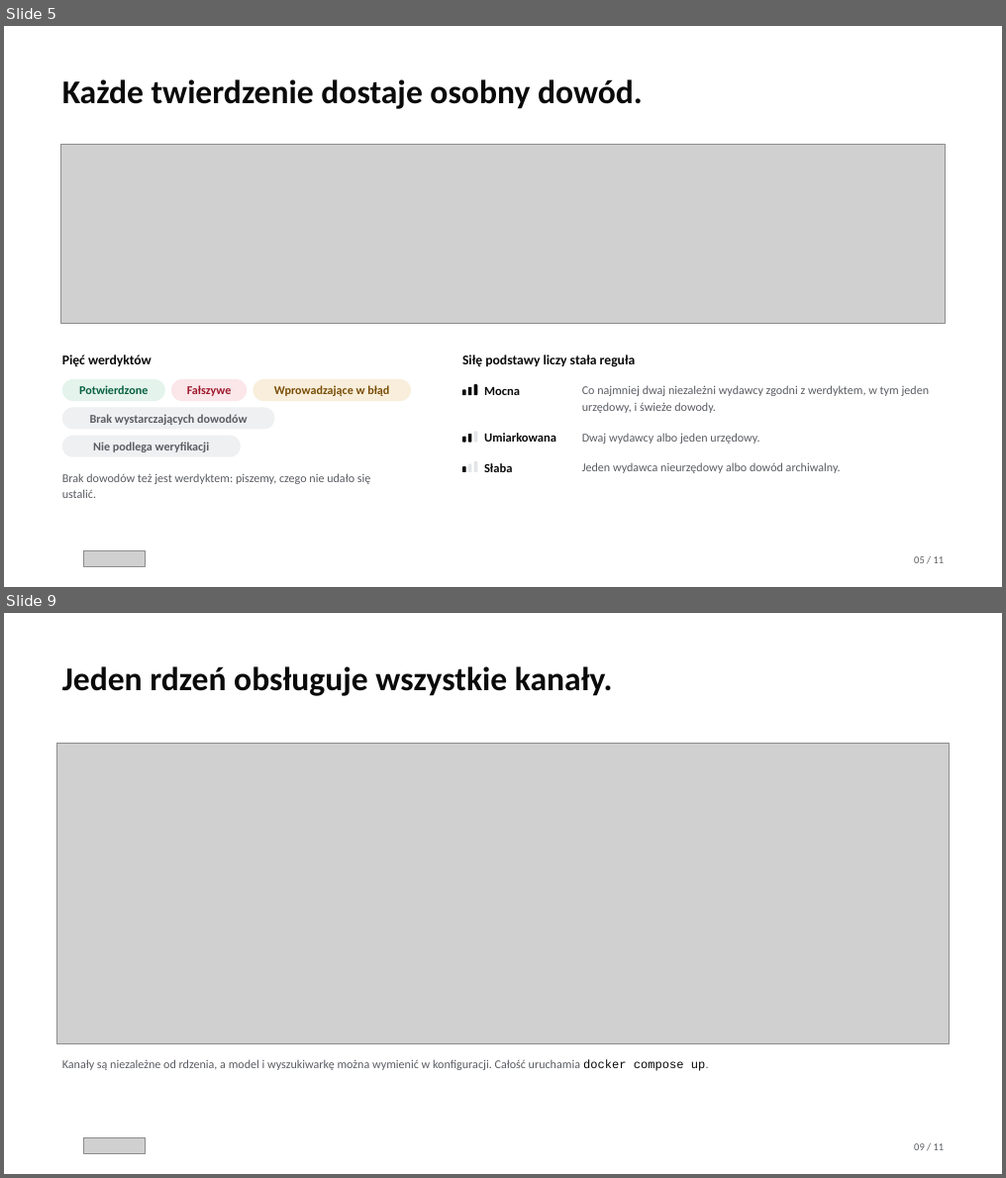
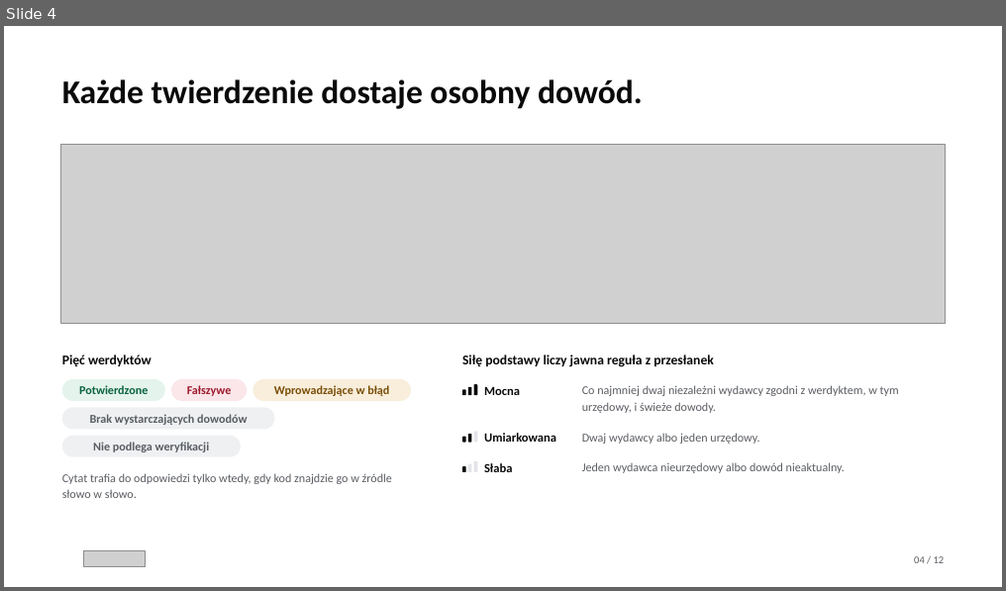
Before and after one commit to Meritum-HackNation2026/meritum-marketing, a slide deck: deck/meritum-deck.pptx. Shown one above the other, each under a label of ours: slides 5 and 9 before the commit, slide 4 after it; the slides between them are not shown. The pictures are 1006x1178 and 1006x591 pixels, drawn with LibreOffice and Linux fonts; fonts in the diff are those of the drawing; grey boxes stand for pictures; background and template pictures are left out. Boxes give left, top, right and bottom in pixels: in the first picture for what was removed or moved away, otherwise in the second. Text is boxed around its words. In the diff, an @@ line names an element or a change of style, - is before the commit and + after.

```diff
--- a/deck/meritum-deck.pptx
+++ b/deck/meritum-deck.pptx
@@ slide 9 removed at (4, 613, 1002, 1174), background #FFFFFF @@
@@ text removed at (62, 666, 613, 696) @@
-Jeden rdzeń obsługuje wszystkie kanały.
@@ picture removed at (57, 744, 949, 1045) @@
@@ text removed at (62, 1059, 709, 1071) @@
-Kanały są niezależne od rdzenia, a model i wyszukiwarkę można wymienić w konfiguracji. Całość uruchamia docker compose up.
@@ picture removed at (84, 1138, 145, 1154) @@
@@ text removed at (914, 1144, 944, 1151) @@
-09 / 11
@@ what was slide 5 is now slide 4 @@
@@ slide 4 changed as well @@
@@ text at (462, 355, 714, 368): text changed @@
-Siłę podstawy liczy stała reguła
+Siłę podstawy liczy jawna reguła z przesłanek
@@ text at (582, 385, 899, 413): text changed @@
-Co najmniej dwaj niezależni wydawcy zgodni z werdyktem, w tym jeden urzędowy, i świeże dowody.
+Co najmniej dwaj niezależni wydawcy zgodni z werdyktem, w tym urzędowy, i świeże dowody.
@@ text at (582, 463, 845, 473): text changed @@
-Jeden wydawca nieurzędowy albo dowód archiwalny.
+Jeden wydawca nieurzędowy albo dowód nieaktualny.
@@ text at (62, 473, 392, 498): text changed @@
-Brak dowodów też jest werdyktem: piszemy, czego nie udało się ustalić.
+Cytat trafia do odpowiedzi tylko wtedy, gdy kod znajdzie go w źródle słowo w słowo.
@@ text at (914, 557, 944, 564): text changed @@
-05 / 11
+04 / 12
```
Also in this commit, not shown: 4 other slides changed, 7 slides added, 5 other slides removed, 45 other files.
